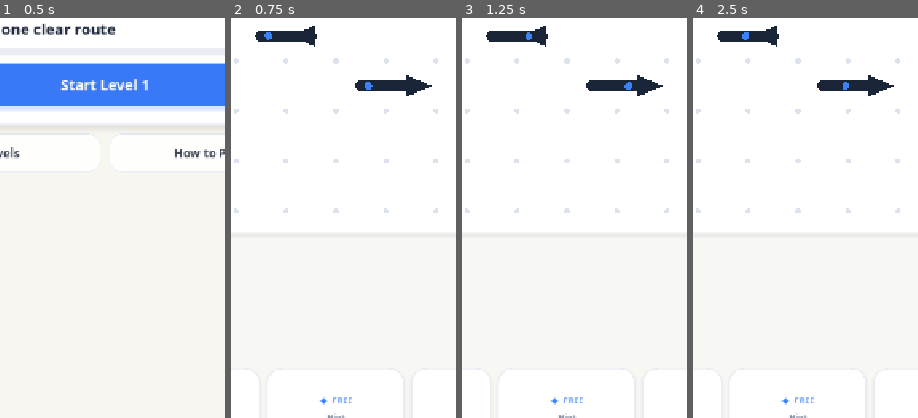
Above: before the commit, frames 1-4 (left to right).
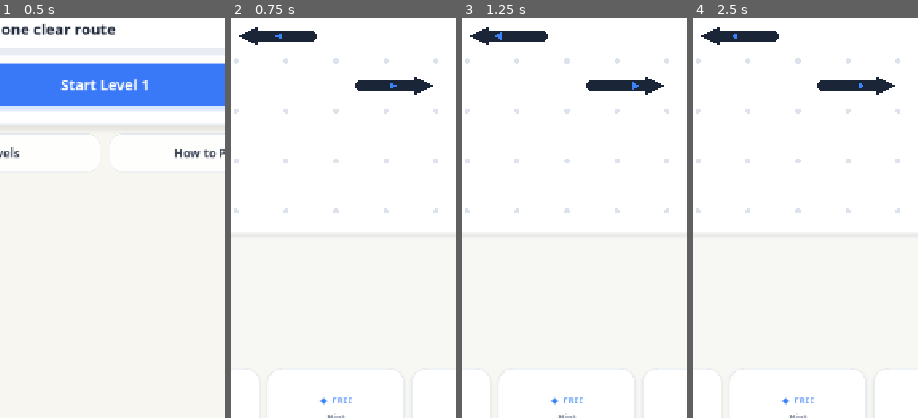
Above: after the commit, the same moments.

Repository: arvindgaikwad/Pathbreak
Game: Godot game, scene res://scenes/MainMenu.tscn
Two runs of this game, one before a commit and one after it. Both use one fixed random seed, a clock stepped at 60 frames per second and the inputs below.
Inputs:
- Up to frame 1 (0.5 s): no input
- Up to frame 2 (0.75 s): click "Start Level 1" at 0.5 s
- Up to frame 3 (1.25 s): no input
- Up to frame 4 (2.5 s): click "←" at 1.25 s; click "Start Level 1" at 2 s
The pictures show only the part of the screen within x 27-77%, y 45-95%; the shares and areas given below are measured in that part.

Frame 1 is identical in both runs. In frame 2, 0.5% of the frame differs, in the area x 3-90%, y 2-20%; in frame 3, 0.6%; in frame 4, 0.5%.

Commit message:
Resolve path head and tail from exit direction

Diff:
--- a/scripts/gameplay/puzzle_piece.gd
+++ b/scripts/gameplay/puzzle_piece.gd
@@ -1,5 +1,7 @@
 extends Node2D
 class_name PuzzlePiece
+
+const PathVisualGeometryScript = preload("res://scripts/gameplay/path_visual_geometry.gd")
 
 var piece_data: PuzzlePieceData
 var piece_id: int
@@ -20,8 +22,8 @@
 const COLOR_HIGH_CONTRAST_PATH := Color("#07101F")
 const COLOR_ACCENT := Color("#3B82F6")
 const COLOR_ERROR := Color("#EF5B5B")
-const MARKER_START_PROGRESS := 0.06
-const MARKER_END_PROGRESS := 0.78
+const MARKER_START_PROGRESS := 0.0
+const MARKER_END_PROGRESS := 1.0
 
 func init_from_data(data: PuzzlePieceData, new_grid_size: float = 64.0) -> void:
 	piece_data = data
@@ -56,6 +58,17 @@
 func _cell_center(cell: Vector2i) -> Vector2:
 	return Vector2(cell.x * grid_size + grid_size * 0.5, cell.y * grid_size + grid_size * 0.5)
 
+func _direction_vector() -> Vector2:
+	return Vector2(exit_direction).normalized()
+
+func _leading_cell_center() -> Vector2:
+	var index: int = PathVisualGeometryScript.leading_cell_index(cells, exit_direction)
+	return _cell_center(cells[index]) if index >= 0 else Vector2.ZERO
+
+func _trailing_cell_center() -> Vector2:
+	var index: int = PathVisualGeometryScript.trailing_cell_index(cells, exit_direction)
+	return _cell_center(cells[index]) if index >= 0 else Vector2.ZERO
+
 func _normal_color() -> Color:
 	return COLOR_HIGH_CONTRAST_PATH if SettingsManager.high_contrast else COLOR_PRIMARY_PATH
 
@@ -68,9 +81,10 @@
 	tail_dot.color = color
 
 func _draw_tail_dot() -> void:
-	var tail_position := _cell_center(cells[0])
+	var direction: Vector2 = _direction_vector()
+	var tail_position: Vector2 = _trailing_cell_center() - direction * line.width * 0.10
 	var points := PackedVector2Array()
-	var radius := clampf(grid_size * 0.075, 4.5, 6.0)
+	var radius := clampf(grid_size * 0.070, 4.0, 5.5)
 	for point_index in range(18):
 		var angle := (float(point_index) / 18.0) * TAU
 		points.append(tail_position + Vector2(cos(angle), sin(angle)) * radius)
@@ -78,34 +92,33 @@
 	tail_dot.color = _normal_color()
 
 func _draw_arrowhead() -> void:
-	var head_position := _cell_center(cells[-1])
-	var angle := Vector2(exit_direction).angle()
-	var length := clampf(grid_size * 0.42, 24.0, 30.0)
-	var half_height := clampf(grid_size * 0.22, 13.0, 16.0)
-	var base_offset := clampf(grid_size * 0.10, 5.0, 7.0)
-
-	# A simple filled triangle stays readable in every cardinal direction and
-	# avoids the forked/fish-tail silhouette created by the previous notch.
-	arrow_head.polygon = PackedVector2Array([
-		Vector2(length, 0.0).rotated(angle) + head_position,
-		Vector2(-base_offset, -half_height).rotated(angle) + head_position,
-		Vector2(-base_offset, half_height).rotated(angle) + head_position
-	])
+	var direction: Vector2 = _direction_vector()
+	var head_position: Vector2 = _leading_cell_center()
+	var length := clampf(grid_size * 0.38, 22.0, 28.0)
+	var half_height := clampf(grid_size * 0.19, 11.0, 14.0)
+	var base_center: Vector2 = head_position + direction * line.width * 0.32
+
+	arrow_head.polygon = PathVisualGeometryScript.make_triangle(
+		base_center,
+		direction,
+		length,
+		half_height
+	)
 	arrow_head.color = _normal_color()
 
 func _create_direction_marker() -> void:
 	direction_marker = Polygon2D.new()
-	direction_marker.polygon = _circle_polygon(clampf(grid_size * 0.075, 4.5, 6.0))
+	var marker_length := clampf(grid_size * 0.13, 7.0, 9.0)
+	var marker_half_height := clampf(grid_size * 0.075, 4.0, 5.5)
+	direction_marker.polygon = PathVisualGeometryScript.make_triangle(
+		Vector2.ZERO,
+		_direction_vector(),
+		marker_length,
+		marker_half_height
+	)
 	direction_marker.color = COLOR_ACCENT
 	direction_marker.visible = false
 	add_child(direction_marker)
-
-func _circle_polygon(radius: float) -> PackedVector2Array:
-	var points := PackedVector2Array()
-	for point_index in range(20):
-		var angle := (float(point_index) / 20.0) * TAU
-		points.append(Vector2(cos(angle), sin(angle)) * radius)
-	return points
 
 func _clear_legacy_collisions() -> void:
 	if area == null:
@@ -138,36 +151,17 @@
 	return point.distance_to(start + segment * amount)
 
 func _set_direction_marker_progress(progress: float) -> void:
-	if direction_marker == null or line.points.is_empty():
-		return
+	if direction_marker == null or cells.is_empty():
+		return
+	var direction: Vector2 = _direction_vector()
+	var head_position: Vector2 = _leading_cell_center()
+	var start_position: Vector2 = head_position - direction * grid_size * 0.46
+	var end_position: Vector2 = head_position - direction * line.width * 0.72
 	direction_marker.visible = true
-	direction_marker.position = _point_on_path(clampf(progress, MARKER_START_PROGRESS, MARKER_END_PROGRESS))
-
-func _point_on_path(progress: float) -> Vector2:
-	if line.points.is_empty():
-		return Vector2.ZERO
-	if line.points.size() == 1:
-		return line.points[0]
-
-	var total_length := 0.0
-	for index in range(line.points.size() - 1):
-		total_length += line.points[index].distance_to(line.points[index + 1])
-
-	var target_distance := total_length * progress
-	var traveled := 0.0
-	for index in range(line.points.size() - 1):
-		var start: Vector2 = line.points[index]
-		var finish: Vector2 = line.points[index + 1]
-		var segment_length := start.distance_to(finish)
-		if target_distance <= traveled + segment_length:
-			var amount := clampf(
-				(target_distance - traveled) / maxf(segment_length, 0.001),
-				0.0,
-				1.0
-			)
-			return start.lerp(finish, amount)
-		traveled += segment_length
-	return line.points[-1]
+	direction_marker.position = start_position.lerp(
+		end_position,
+		clampf(progress, MARKER_START_PROGRESS, MARKER_END_PROGRESS)
+	)
 
 func animate_successful_escape() -> void:
 	if is_removed:
